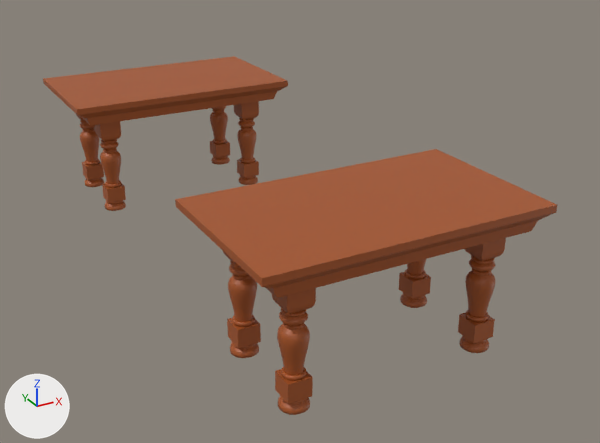
An edit to the Blender file Assets/Art/Models/DogBed/Dog'sBed.blend, drawn before and after from the same camera.
Camera for both pictures: a 50 mm lens placed at (-17.3, -49.0, 17.7), pointed at (3.8, -10.6, -1.5). Lighting does not change. The marker at lower left points along +X, +Y and +Z. The picture after the commit comes second.

Before the edit, the objects in view are built like this:
```python
me_cube_003 = bpy.data.meshes.new('Cube.003')
me_cube_003.from_pydata(...)  # 4468 vertices, 4342 faces; spans x -6.6..6.6, y -3.96..3.96, z -5.82..1.09
me_cube_003.materials.append(mat_tablemat)  # brown #a65321
me_cube_008 = bpy.data.meshes.new('Cube.008')
me_cube_008.from_pydata(...)  # 16 vertices, 14 faces; spans x -6.6..6.6, y -3.96..3.96, z -0.3..0.87
me_cube_008.materials.append(mat_tablemat)  # brown #a65321
me_cube_009 = bpy.data.meshes.new('Cube.009')
me_cube_009.from_pydata(...)  # 1113 vertices, 1082 faces; spans x -0.63..0.63, y -0.63..0.63, z -5.03..0.78
me_cube_009.polygons.foreach_set('use_smooth', [True] * 1082)
me_cube_009.materials.append(mat_tablemat)  # brown #a65321
ob_table = bpy.data.objects.new('Table', me_cube_003)
ob_table.location = (0.0, 0.0, 3.78)
ob_tablefeet_001 = bpy.data.objects.new('Tablefeet.001', me_cube_009)
ob_tablefeet_001.location = (4.5, -20.71, 3.0)
_m = ob_tablefeet_001.modifiers.new('Mirror', 'MIRROR')
_m.use_axis = (True, True, False)
_m.mirror_object = ob_tabletop_001
ob_tabletop_001 = bpy.data.objects.new('TableTop.001', me_cube_008)
ob_tabletop_001.location = (0.0, -22.96, 4.0)
```
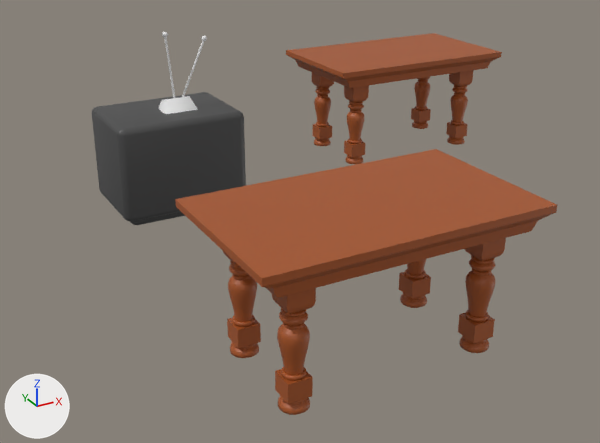
Pixel boxes [x1, y1, x2, y2] of what changed, in the pictures (600 x 443 px):
'Table', moved: before [43, 56, 288, 211]; after [286, 33, 502, 164]
'TV', added: after [92, 32, 246, 225]
    faces in mat_ttvmat (picture img_tvcolor): [92, 92, 246, 225]

What changed in the scene script:
```text
Add img_tvcolor:
    img_tvcolor = load_image('TVColor', 'TVColor.png', 2048, 2048, 'sRGB')
Add mat_screenmat:
    mat_screenmat = principled_material('ScreenMat.')
    mat_screenmat.base_color = (0.0417, 0.0417, 0.0417)  # dark grey #3a3a3a
    mat_screenmat.metallic = 0.223
    mat_screenmat.roughness = 0.0977
Add mat_ttvmat:
    mat_ttvmat = principled_material('TTVMat.')
    mat_ttvmat.texture = img_tvcolor
    mat_ttvmat.metallic = 0.105
    mat_ttvmat.roughness = 0.516
Add me_cube_002:
    me_cube_002.from_pydata(...)  # 645 vertices, 504 faces; spans x -4.12..4.12, y -3.0..3.22, z -3.62..7.91
    me_cube_002.polygons.foreach_set('use_smooth', [True] * 504)
    # faces by material slot: [238, 96, 170]
    me_cube_002.materials.append(mat_ttvmat)  # picture img_tvcolor
    me_cube_002.materials.append(mat_screenmat)  # dark grey #3a3a3a
Change ob_table:
    ob_table.location: (0.0, 0.0, 3.78) -> (17.27, 0.0, 3.78)
Add ob_tv:
    ob_tv = bpy.data.objects.new('TV', me_cube_002)
    ob_tv.location = (0.0, 0.0, 0.0)
```
